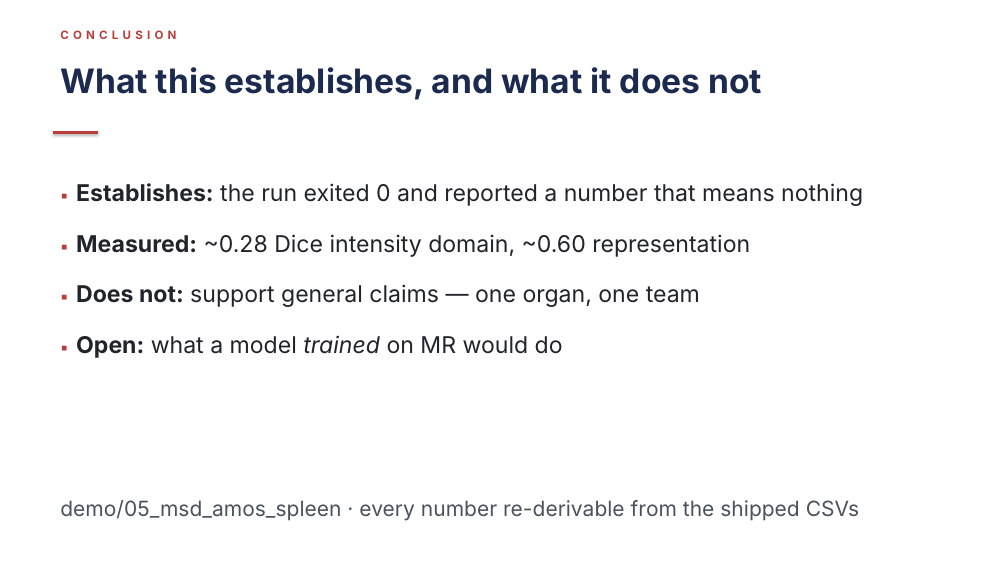
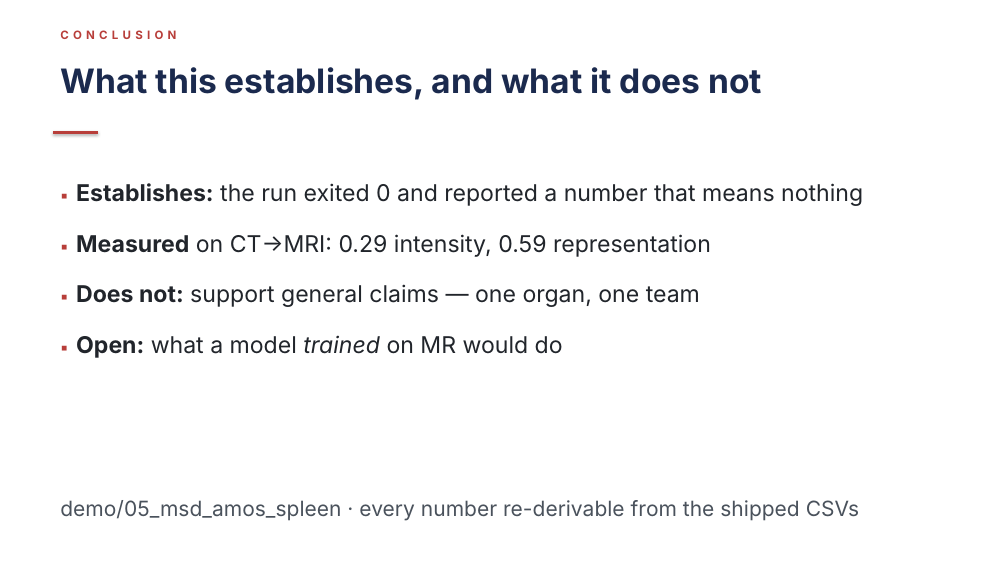
Before and after one commit to Aperivue/medsci-skills, a slide deck: slide 12 of demo/05_msd_amos_spleen/presentation/demo5_external_validation.pptx. Drawn at 1008x567 pixels with LibreOffice and Linux fonts; fonts in the diff are those of the drawing. Boxes give left, top, right and bottom in pixels: in the first picture for what was removed or moved away, otherwise in the second. Text is boxed around its words. In the diff, an @@ line names an element or a change of style, - is before the commit and + after.

```diff
--- a/demo/05_msd_amos_spleen/presentation/demo5_external_validation.pptx
+++ b/demo/05_msd_amos_spleen/presentation/demo5_external_validation.pptx
@@ text at <box>76,234,711,257</box>: text changed @@
-▪ Measured: ~0.28 Dice intensity domain, ~0.60 representation
+▪ Measured on CT→MRI: 0.29 intensity, 0.59 representation
```
Also in this commit, not shown: 7 other files.
